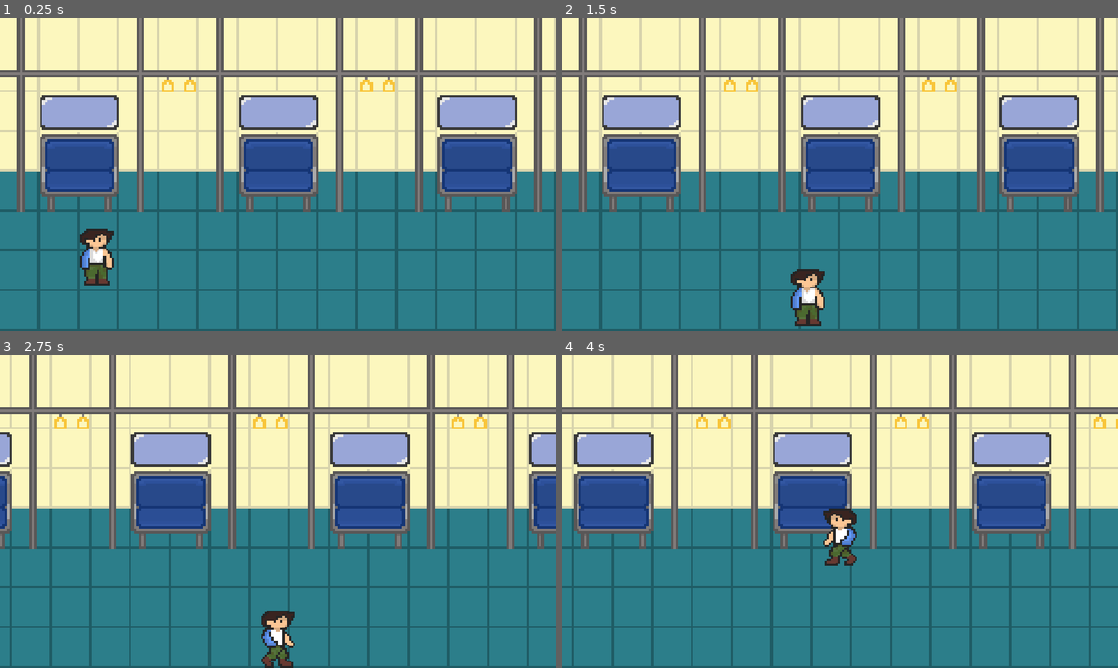
Above: before the commit, frames 1-4 (two rows, left to right).
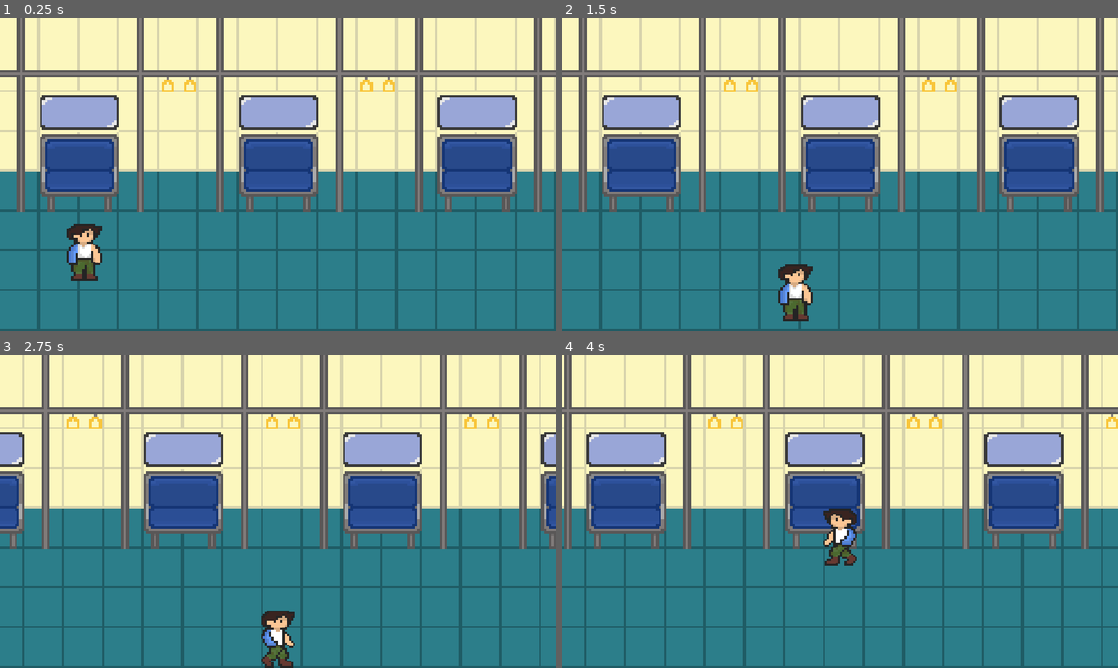
Above: after the commit, the same moments.

Repository: victordiogouf/trabalho-2-game-dev
Game: Godot game, scene res://vagao_interior.tscn
Same seed, same stepped clock (60 frames per second), same inputs: the game is played once before the commit and once after it. This scene is started directly instead of the project's main scene. The engine's default icon, where the game draws it, is replaced by a stand-in: a white triangle on a blue panel in a dark square.
Inputs:
- Up to frame 1 (0.25 s): no input
- Up to frame 2 (1.5 s): tap Enter at 0.5 s; hold D (move-right) 0.53-1.28 s; hold S (move-down) from 1.28 s (still down)
- Up to frame 3 (2.75 s): tap Space at 2 s; release S (move-down) at 2.03 s; hold D (move-right) from 2.03 s (still down)
- Up to frame 4 (4 s): release D (move-right) at 2.78 s; hold W (move-up) 2.78-3.53 s; hold A (move-left) from 3.53 s (still down)

The runs differ from the first frame. In frame 1, 1.3% of the frame differs, in the area x 12-21%, y 65-86%; in frame 2, 1.3%; in frame 3, 27%, in the area x 0-100%, y 0-100%; in frame 4, 25%.

Commit message:
boss no vagao

Diff:
--- a/scenes/main.tscn
+++ b/scenes/main.tscn
@@ -10,7 +10,7 @@
 size = Vector2(15, 14)
 
 [sub_resource type="RectangleShape2D" id="RectangleShape2D_gda3e"]
-size = Vector2(33, 31)
+size = Vector2(33, 32)
 
 [node name="Main" type="Node2D" unique_id=303695183]
 script = ExtResource("1_jyhfs")
@@ -40,7 +40,7 @@
 [node name="plataforma" parent="." unique_id=1426750823 instance=ExtResource("1_sugp2")]
 
 [node name="Player" parent="." unique_id=2142821148 instance=ExtResource("1_0wfyh")]
-position = Vector2(977, 525)
+position = Vector2(43, 524)
 
 [node name="Camera2D" type="Camera2D" parent="Player" unique_id=586761032]
 position = Vector2(-1, 2)
@@ -59,7 +59,7 @@
 [node name="StaticBody2D" type="StaticBody2D" parent="." unique_id=1606597712]
 
 [node name="CollisionShape2D" type="CollisionShape2D" parent="StaticBody2D" unique_id=1648680541]
-position = Vector2(1087.5, 447.5)
+position = Vector2(1087.5, 448)
 shape = SubResource("RectangleShape2D_gda3e")
 
 [connection signal="enemies_ready" from="EnemyArea1" to="." method="_on_enemies_ready"]
--- a/vagao_interior.tscn
+++ b/vagao_interior.tscn
@@ -2,6 +2,8 @@
 
 [ext_resource type="Texture2D" uid="uid://cni3io30pp0w6" path="res://tilemap.png" id="1_e14wl"]
 [ext_resource type="PackedScene" uid="uid://konyl6heokuy" path="res://scenes/player.tscn" id="2_b0sfp"]
+[ext_resource type="Script" uid="uid://dgjph2judeqr" path="res://scripts/enemy_area.gd" id="3_uvr6b"]
+[ext_resource type="PackedScene" uid="uid://b33yd0is2ed0e" path="res://scenes/enemy.tscn" id="4_7paaw"]
 
 [sub_resource type="TileSetAtlasSource" id="TileSetAtlasSource_b0sfp"]
 texture = ExtResource("1_e14wl")
@@ -171,7 +173,7 @@
 tile_set = SubResource("TileSet_ncnps")
 
 [node name="Player" parent="." unique_id=2142821148 instance=ExtResource("2_b0sfp")]
-position = Vector2(39, 519)
+position = Vector2(34, 517)
 
 [node name="Camera2D" type="Camera2D" parent="Player" unique_id=726488675]
 zoom = Vector2(5.15, 5.15)
@@ -179,3 +181,14 @@
 limit_top = 416
 limit_right = 752
 limit_bottom = 544
+
+[node name="EnemyAreaBoss" type="Node" parent="." unique_id=1635556717]
+script = ExtResource("3_uvr6b")
+min_rect = Vector2(638, 497)
+max_rect = Vector2(724, 537)
+min_level = 35
+max_level = 40
+num_enemies = 1
+enemy_types = Array[int]([1])
+enemy_scene = ExtResource("4_7paaw")
+metadata/_custom_type_script = "uid://dgjph2judeqr"
